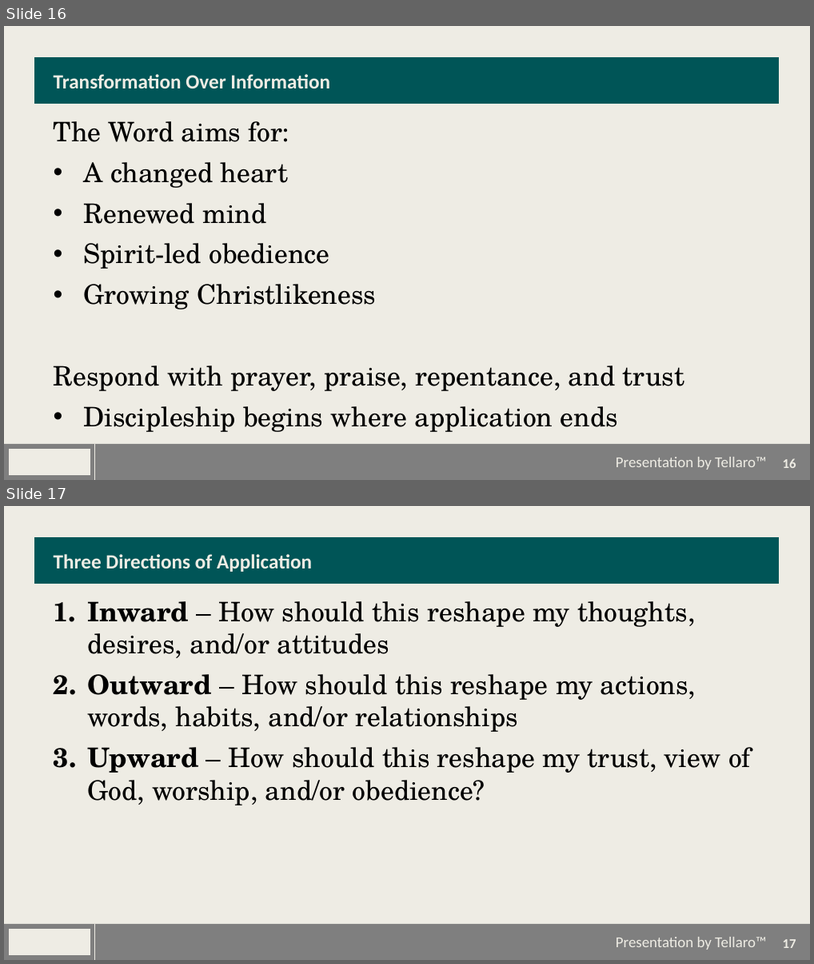
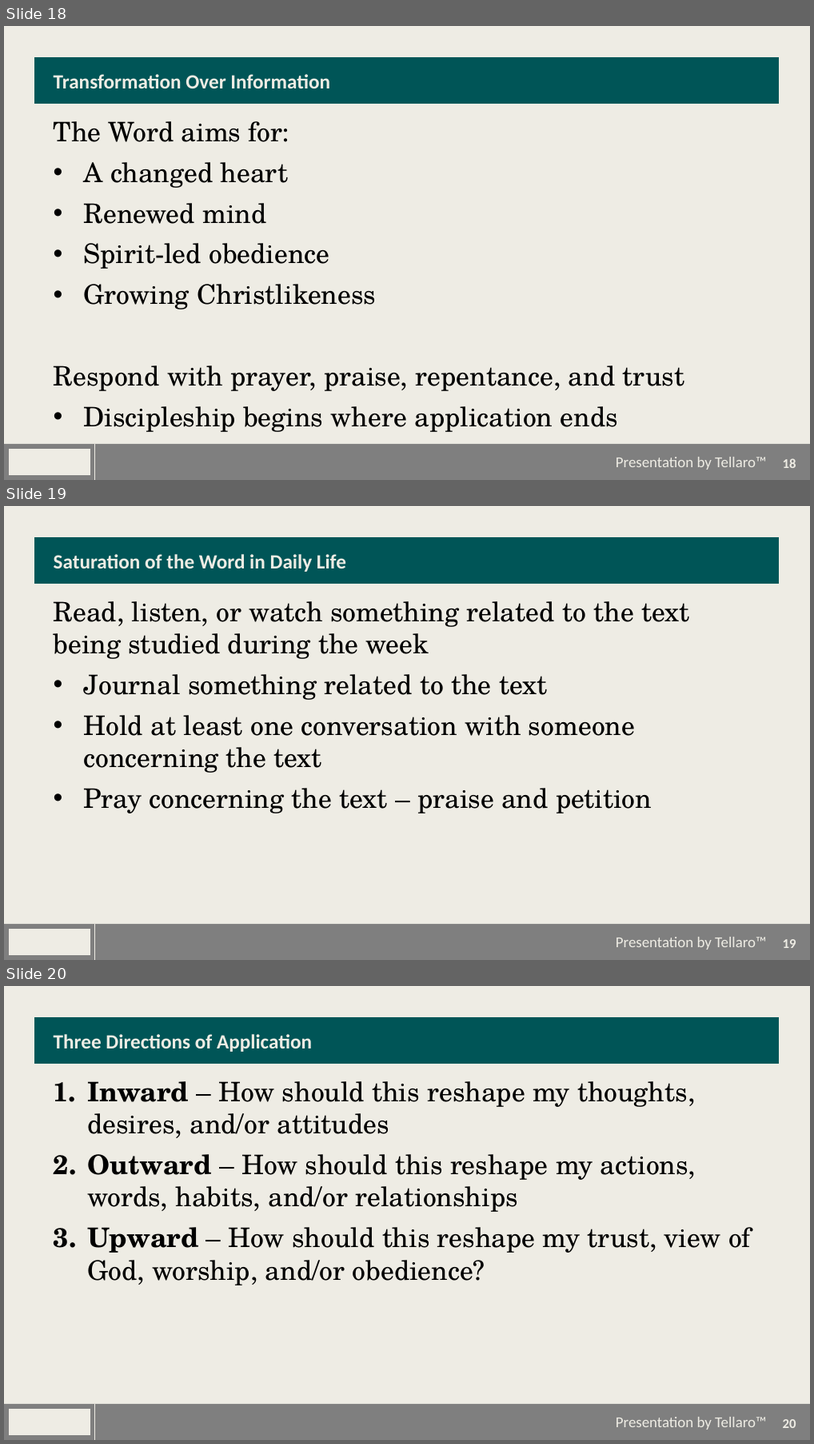
Before and after one commit to JustinHendersonSMAPPER/PersonalPresentations, a slide deck: How to Study the Bible.pptx. Shown one above the other, each under a label of ours: slides 16 and 17 before the commit, slides 18, 19 and 20 after it. The pictures are 814x964 and 814x1444 pixels, drawn with LibreOffice and Linux fonts; fonts in the diff are those of the drawing; background and template pictures are left out. Boxes give left, top, right and bottom in pixels: in the first picture for what was removed or moved away, otherwise in the second. Text is boxed around its words. In the diff, an @@ line names an element or a change of style, - is before the commit and + after.

```diff
--- a/How to Study the Bible.pptx
+++ b/How to Study the Bible.pptx
@@ slide 19 added at (4, 506, 810, 960), background #EEECE4; not listed: 6 template elements that a slide beside it also shows @@
@@ title added at (54, 554, 346, 572), 24 pt, text #EEECE4, bold @@
+Saturation of the Word in Daily Life
@@ text added at (54, 601, 690, 813), 32 pt, text #000000 @@
+Read, listen, or watch something related to the text being studied during the week
+• Journal something related to the text
+• Hold at least one conversation with someone concerning the text
+• Pray concerning the text – praise and petition
@@ what was slide 16 is now slide 18 @@
@@ page number at (783, 458, 797, 468): text changed @@
-16
+18
@@ what was slide 17 is now slide 20 @@
@@ page number at (783, 1419, 797, 1428): text changed @@
-17
+20
```
Also in this commit, not shown: 1 slide changed, 3 other slides added.
